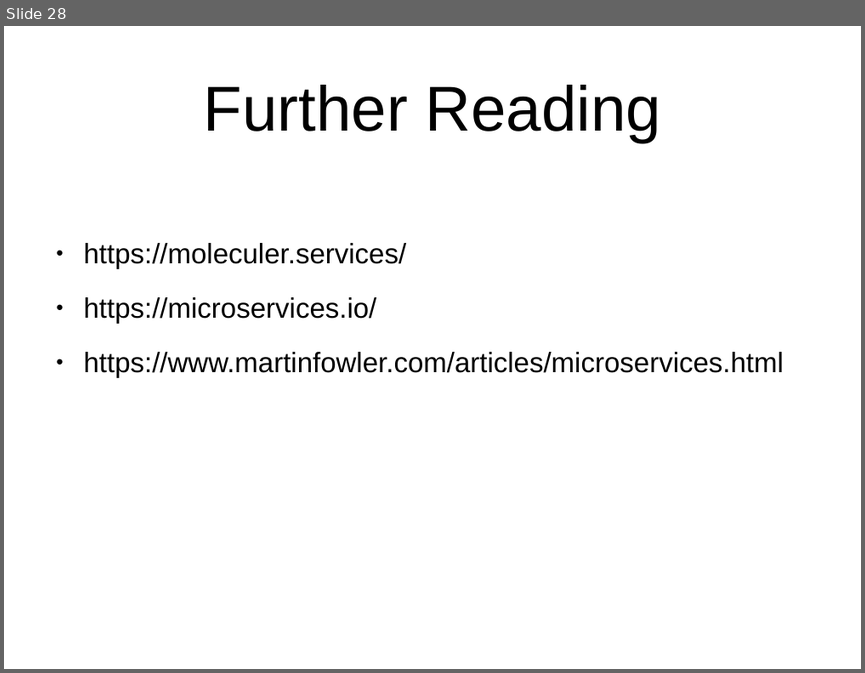
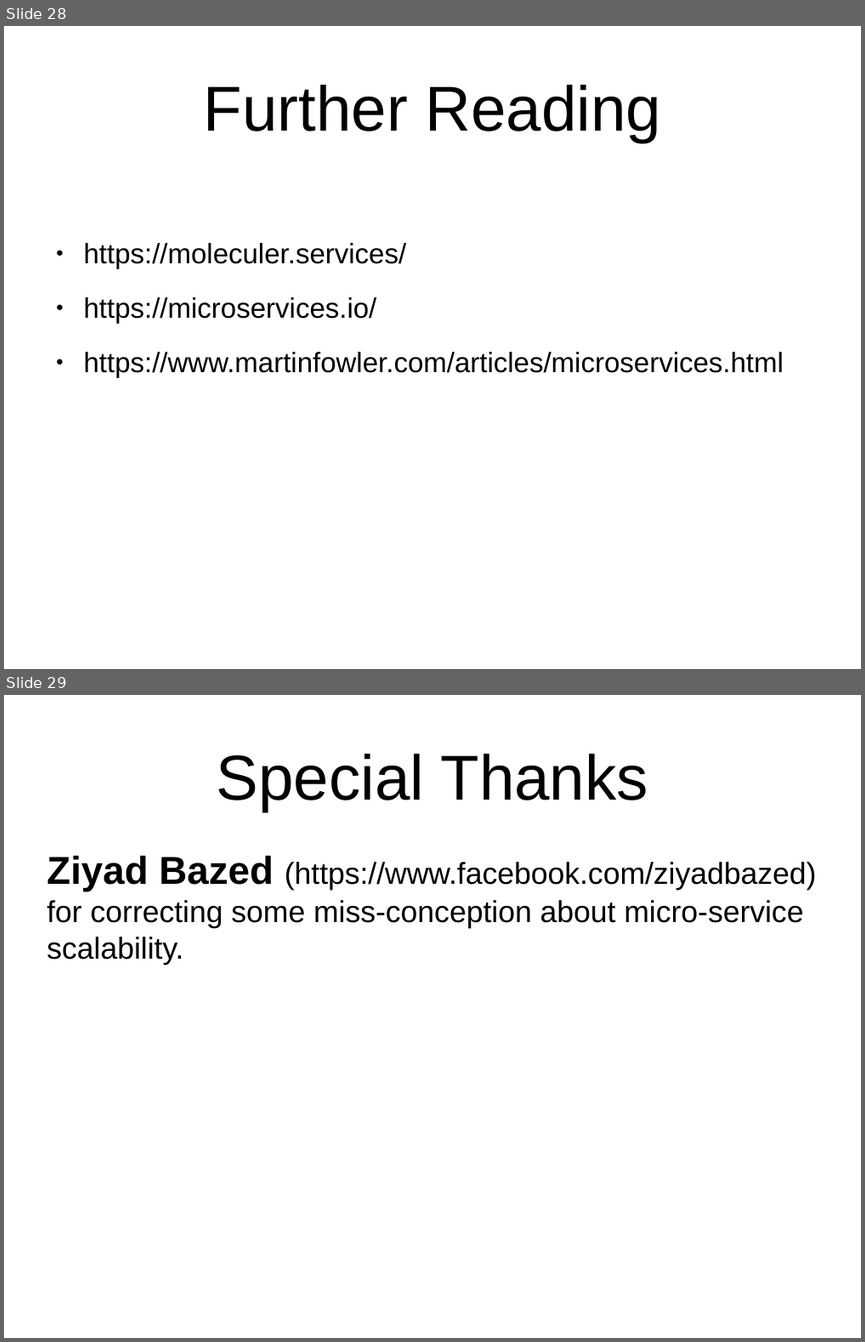
Before and after one commit to goFrendiAsgard/kuliah-2.0, a slide deck: workshop-moleculer/moleculer.odp. Shown one above the other, each under a label of ours: slide 28 before the commit, slides 28 and 29 after it. The pictures are 865x673 and 865x1342 pixels, drawn with LibreOffice and Linux fonts; fonts in the diff are those of the drawing. Boxes give left, top, right and bottom in pixels: in the first picture for what was removed or moved away, otherwise in the second. Text is boxed around its words. In the diff, an @@ line names an element or a change of style, - is before the commit and + after.

Commit message:
fix scalability missconception

```diff
--- a/workshop-moleculer/moleculer.odp
+++ b/workshop-moleculer/moleculer.odp
@@ slide 29 added at (x1=4, y1=695, x2=861, y2=1338), background #FFFFFF @@
@@ title added at (x1=216, y1=754, x2=648, y2=811), 58.7 pt, text #000000 @@
+Special Thanks
@@ text added at (x1=46, y1=856, x2=817, y2=964), 28 pt, text #000000 @@
+Ziyad Bazed (https://www.facebook.com/ziyadbazed) for correcting some miss-conception about micro-service scalability.
```
Also in this commit, not shown: 3 slides changed, 1 other file.
